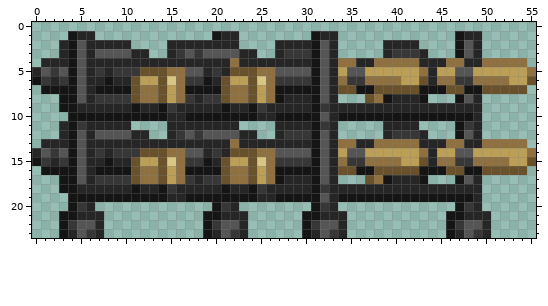
Pixel-art file, stored at objects/decorative/knightfall_missilerack/knightfall_missilerack.ase. That is the earlier state.
56x24 pixels, 1 frame.
After the commit:
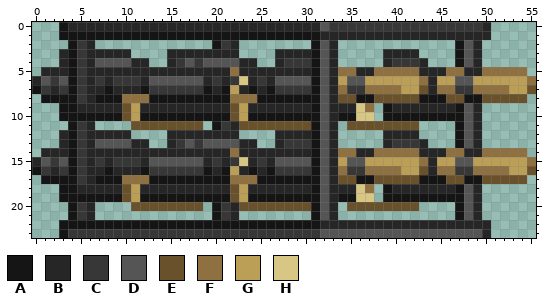
Palette (. is transparent): A #151515  B #262626  C #373737  D #555555  E #69512b  F #8f7041  G #bb9f57  H #d8c784
From old to new:
Changed rows in their new state; - is an unchanged pixel.
first column x 0:
 0 ---ABBBBBBBBBBBBBBBBBBBBBBBBBBBBDCCCCCCCCCCCCCCCCCB-----
 1 ---A-AAAAAAAAAAAAAAA-AAAAAAAAAA---BBBBBBBBBBBBBB--B-----
 2 ---.-C-....----.....AC-----....--------....-------------
 3 -----C-BBBB..---BBBBBBB..---BBB---------BBB.------------
 4 -..--C-DDDD--..-CDCDDDD--..-CCC---.....BCCC-...AD-.....-
 5 .BBB-C-B-BBBBBBBBBB-B-FBBBBBBBB---FFBBFFFFFB-BFFBBFFFFF.
 6 BDCD-C-CBCCCBDDDDDDBCBCHBCBDDDD---GDDGGGG--F-GGDDGGGG--F
 7 ACBC-C-B-BBBACCCCCC-BAGBABACCCC---FCCFFFFGGEBFFCCFFFFGGE
 8 -AA--C-AAAFF-AAAAAAAAA--FAA-AAA---EEAAEEEEE-AAEEAAEEEEE-
 9 ----------EG--BB-----BEGBB------D---HF.A-------AD-------
10 ---A------EG---AA-----EG-AA---------HH.---------D-------
11 ---.---....EEEEEEEE.AC-EEEEEEEE-D--EEEEEEEE-----D-------
12 -----C-BBBB..---BBBBBBB..---BBB---------BBB.------------
13 -..--C-DDDD--..-CDCDDDD--..-CCC---.....BCCC-...AD-.....-
14 .BBB-C-B-BBBBBBBBBB-B-FBBBBBBBB---FFBBFFFFFB-BFFBBFFFFF.
15 BDCD-C-CBCCCBDDDDDDBCBCHBCBDDDD---GDDGGGG--F-GGDDGGGG--F
16 ACBC-C-B-BBBACCCCCC-BAGBABACCCC---FCCFFFFGGEBFFCCFFFFGGE
17 -AA--C-AAAFF-AAAAAAAAA--FAA-AAA---EEAAEEEEE-AAEEAAEEEEE-
18 ----------EG--BB-----BEGBB------D---HF.A-------AD-------
19 ---A------EG---AA-----EG-AA---------HH.---------D-------
20 -----------EEEEEEEE----EEEEEEEE-D--EEEEEEEE-----D-------
21 ---.-C-.-----------.-C-.------.-D-.-----------.-D-.-----
22 ----AAAAAAAAAAAAAAA-AAAAAAAAAA-ABB-BBBBBBBBBBBBBBB------
23 ----CC-CCCCCCCCCCCCCCC-CCCCCCCCC-DDDDDDDDDDDDDDD-D------
